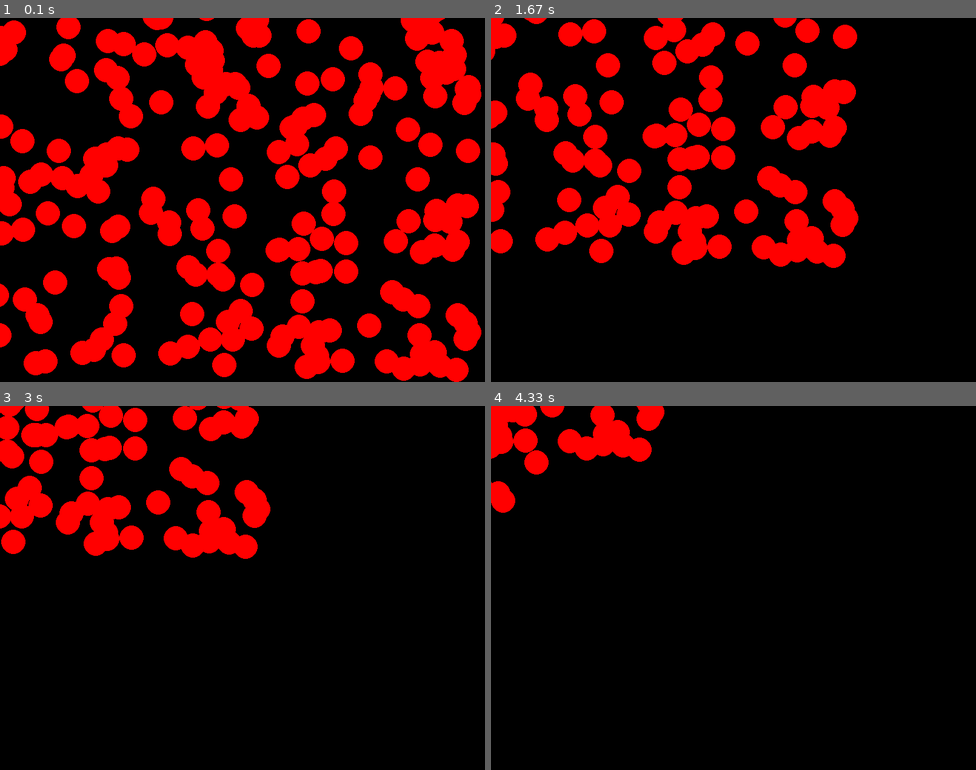
Above: before the commit, frames 1-4 (two rows, left to right).
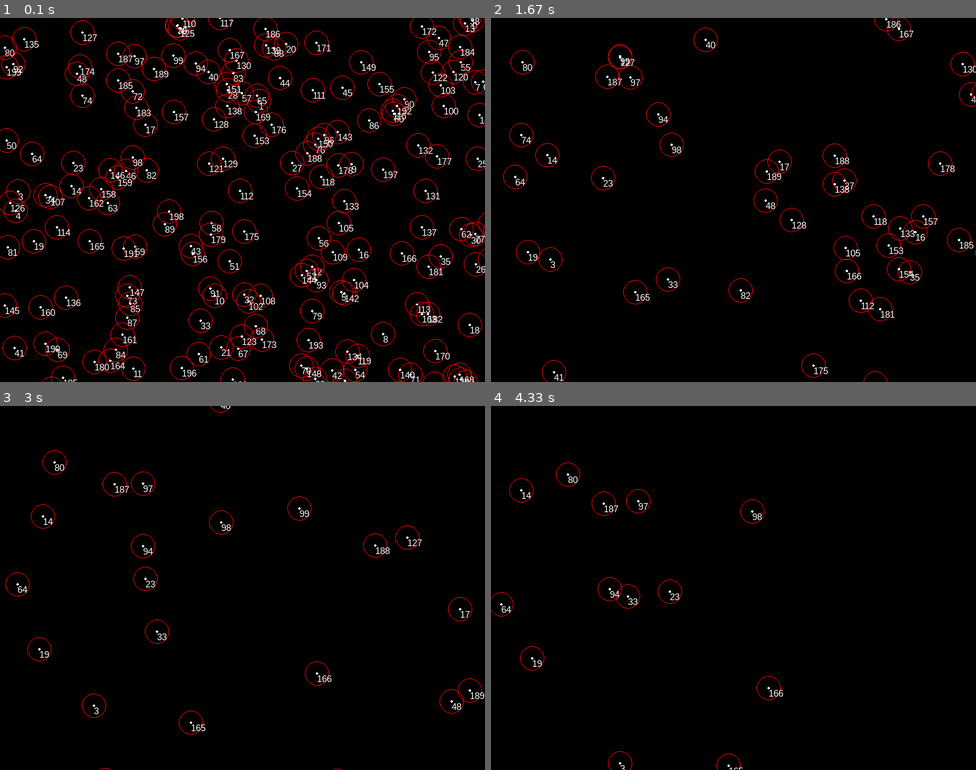
Above: after the commit, the same moments.

Repository: JonKramme/python-pygame-boids
Game: pygame game, started from main.py
Same seed, same stepped clock (60 frames per second), same inputs: the game is played once before the commit and once after it.
Inputs:
- Up to frame 1 (0.1 s): no input
- Up to frame 2 (1.67 s): no input
- Up to frame 3 (3 s): tap Enter every 0.33 s from 1.83 to 2.83 s
- Up to frame 4 (4.33 s): tap Enter every 0.33 s from 3.17 to 4.17 s

The runs differ from the first frame. In frame 1, 41% of the frame differs, in the area x 0-100%, y 0-100%; in frame 2, 21%; in frame 3, 12%; in frame 4, 4.2%.

Commit message:
Restructured findInRange Functions to not create a new list or modify original list (even deepcopy would still modify it.)
renamed misspelling Vector3 -> Vector2
create new distance function
create new speed limiting function.

Diff:
--- a/main.py
+++ b/main.py
@@ -1,4 +1,5 @@
 import itertools
+import math
 import random
 import sys, pygame
 import time
@@ -14,19 +15,21 @@
         self.velocity = (-1+random.random()*2, -1+random.random()*2)
         self.protectedRange = 2
         self.viewRange = 20
-        self.coherenceFactor = 100
-        self.maxSpeed = 2
+        self.coherenceFactor = 1000
+        self.maxSpeed = 50
 
 
     def draw(self, screen, debug="off"):
         # print(self.position)
         pygame.draw.circle(screen, (255, 255, 255), tuple(map(int, self.position)), 2)
         if "view" in debug:
-            pygame.draw.circle(screen, (255, 0, 0), tuple(map(int, self.position)), self.viewRange)
+            pygame.draw.circle(screen, (255, 0, 0), tuple(map(int, self.position)), self.viewRange,1)
         if "protected" in debug:
             pygame.draw.circle(screen, (255, 0, 0), tuple(map(int, self.position)), self.protectedRange)
-        if "ID" in debug:
-            pygame.draw.circle(screen, (255, 0, 0), tuple(map(int, self.position)), self.protectedRange)
+        if "id" in debug:
+            labelfont = pygame.font.SysFont("Arial",15)
+            label = labelfont.render(str(self.id),True,(255,255,255))
+            screen.blit(label,tuple(map(int, self.position)))
 
     def move(self, allBoids):
         visibleBoids = self.findVisibleBoids(allBoids)
@@ -35,6 +38,7 @@
 
         self.velocity = self.addVector2(self.velocity, self.coherence(visibleBoids)) # + self.separation(tooCloseBoids) + self.alignment(visibleBoids)
         self.position = self.addVector2(self.position, self.limitSpeed(self.velocity))
+
     def coherence(self, visibleBoids):
         # Calculate the center position of all "visible" boids except this one, calculate direction vector
         # towards that point and scale it by the coherence Factor. Then return it
@@ -43,14 +47,18 @@
             percievedCenter = self.addVector2(percievedCenter, boid.position)
         if len(visibleBoids) > 1:
             percievedCenter = [x / len(visibleBoids) for x in percievedCenter]
-        percievedCenter = self.subVector2( percievedCenter,self.position)
+        #percievedCenter = self.subVector2( percievedCenter, self.position)# not needed as we already remove its own position.
         percievedCenter = [x / self.coherenceFactor for x in percievedCenter]
         return percievedCenter
 
     def separation(self,TooCloseBoids):
-        vec2 = (0,0)
+        vec2 = (0, 0)
 
+    def separation(self, tooCloseObjects):
+        pass
 
+    def alignment(self, visibleBoids):
+        pass
 
     def limitSpeed(self,vector2):
         vec = ()
@@ -62,6 +70,9 @@
             else:
                 vec+=x,
         return vec
+
+    def calcVec2Distance(self, pos1, pos2):
+        return math.hypot(pos1[0] - pos2[0], pos1[1] - pos2[1])
 
     def addVector2(self, v1, v2, *args):
         vecList = [v1, v2, *args]
@@ -78,20 +89,14 @@
             vec = tuple(map(lambda i, j: i - j, vec, x))
         return vec
 
-    def separation(self, tooCloseObjects):
-        pass
-
-    def alignment(self, visibleBoids):
-        pass
-
     def findVisibleBoids(self, allBoids):
         return [boid for boid in allBoids if
-                (abs(boid.position[0] - self.position[0] + boid.position[1] - self.position[1])) <= self.viewRange
+                self.calcVec2Distance(boid.position,self.position) <= self.viewRange
                 and boid != self]
 
     def findTooCloseObjects(self, allObjects):
         return [obj for obj in allObjects if
-                (abs(obj.position[0] - self.position[0] + obj.position[1] - self.position[1])) <= self.protectedRange
+                self.calcVec2Distance(obj.position,self.position) <= self.protectedRange
                 and obj != self]
 
 
@@ -109,7 +114,7 @@
 
         screen.fill(black)
         for boid in boids:
-            boid.draw(screen,debug="view")
+            boid.draw(screen,debug="view/id")
             boid.move(boids)
         #time.sleep(1)
 
